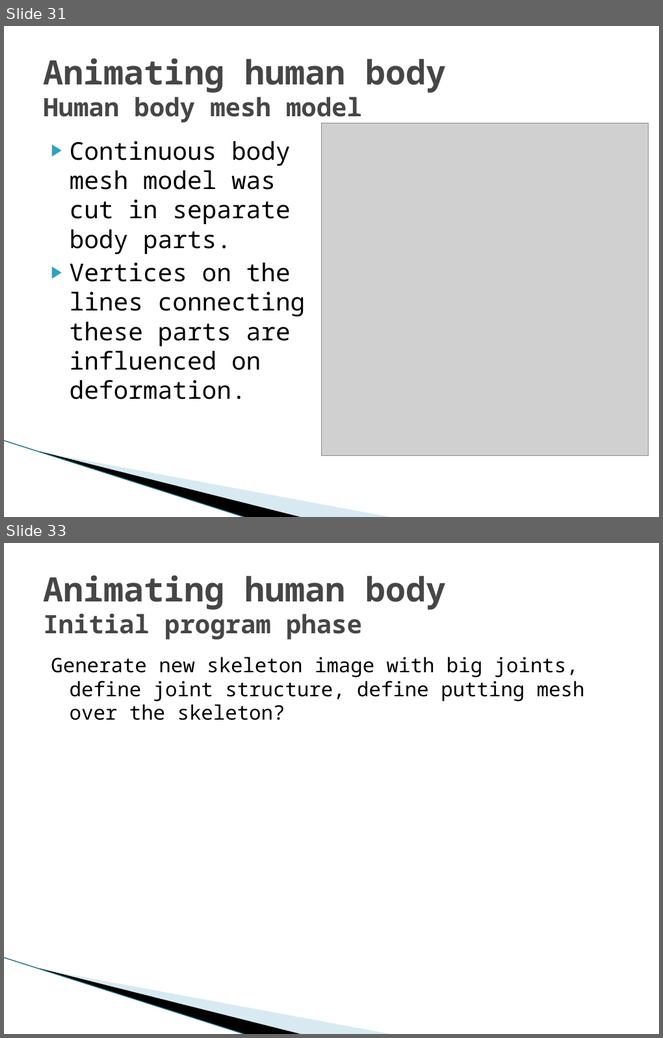
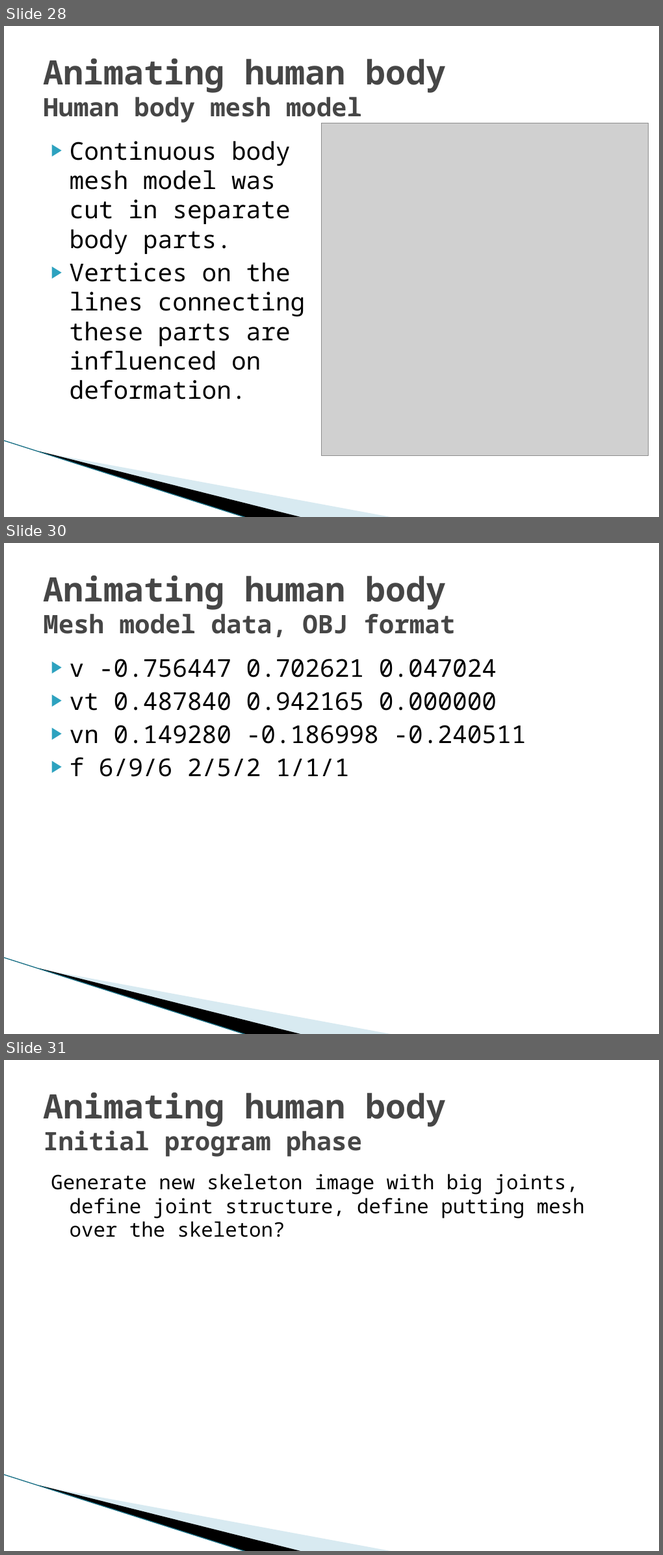
Before and after one commit to hobama/cvg01, a slide deck: docs/Presentation/Presentation.pptx. Shown one above the other, each under a label of ours: slides 31 and 33 before the commit, slides 28, 30 and 31 after it; the slides between them are not shown. The pictures are 663x1038 and 663x1555 pixels, drawn with LibreOffice and Linux fonts; fonts in the diff are those of the drawing; grey boxes stand for pictures; background and template pictures are left out. Boxes give left, top, right and bottom in pixels: in the first picture for what was removed or moved away, otherwise in the second. Text is boxed around its words. In the diff, an @@ line names an element or a change of style, - is before the commit and + after.

```diff
--- a/docs/Presentation/Presentation.pptx
+++ b/docs/Presentation/Presentation.pptx
@@ slide 30 added at (x1=4, y1=543, x2=659, y2=1034), background #FFFFFF; not listed: 3 template elements that a slide beside it also shows @@
@@ title added at (x1=43, y1=575, x2=455, y2=637), 28 pt, text #464646, bold @@
+Animating human body
+Mesh model data, OBJ format
@@ text added at (x1=70, y1=659, x2=526, y2=777), 27 pt, text #000000 @@
+▶ v -0.756447 0.702621 0.047024
+▶ vt 0.487840 0.942165 0.000000
+▶ vn 0.149280 -0.186998 -0.240511
+▶ f 6/9/6 2/5/2 1/1/1
@@ what was slide 31 is now slide 28 @@
@@ what was slide 33 is now slide 31 @@
```
Also in this commit, not shown: 4 slides changed, 3 slides removed.
